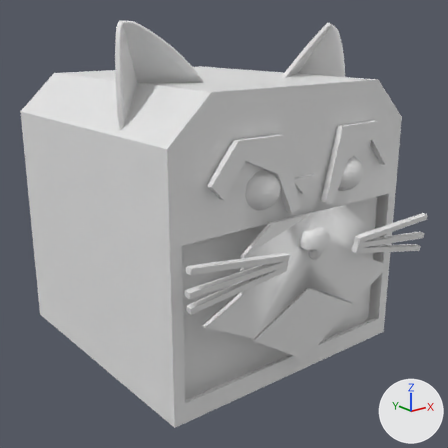
The FBX model Assets/BarbieAssets/EnemyModel/EnemyGrunt.fbx, before and after one commit.
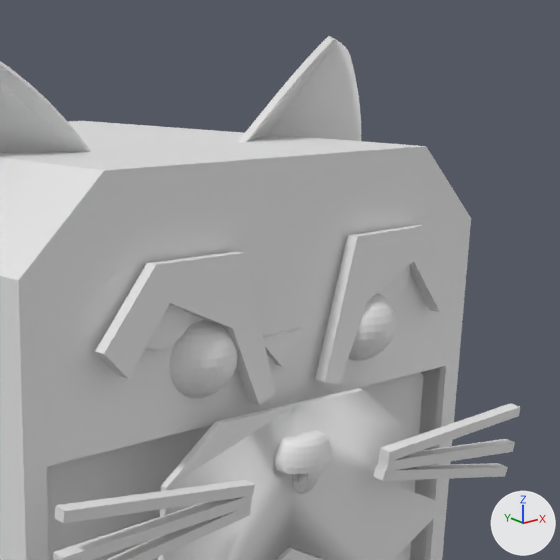
The first picture shows the older version from a 50 mm lens placed at (-0.459, -0.7, 0.434), pointed at (0.067, -0.043, 0.171). The close-ups show both versions on the part from 35% to 100% of the width and 1% to 66% of the height of that picture; other places that the commit changed are outside them. Every picture has the same lights, and +X, +Y and +Z are marked at lower right. Where no turn or scale is listed for an object, it has been applied to the vertices.

The older version as bpy lines, for what is in view:
```python
me_cube_002 = bpy.data.meshes.new('Cube.002')
me_cube_002.from_pydata(...)  # 24 vertices, 26 faces; spans x -0.18..0.18, y -0.012..0.012, z -0.113..0.113
me_plane_001 = bpy.data.meshes.new('Plane.001')
me_plane_001.from_pydata(...)  # 32 vertices, 20 faces; spans x -0.076..0.232, y -0.007..0.004, z 0.013..0.108
me_sphere = bpy.data.meshes.new('Sphere')
me_sphere.from_pydata(...)  # a UV sphere (32 segments, 16 rings, poles along z) spanning x -0.0262..0.0262, y -0.0262..0.0262, z -0.0246..0.0246
me_sphere_003 = bpy.data.meshes.new('Sphere.003')
me_sphere_003.from_pydata(...)  # a UV sphere (32 segments, 16 rings, poles along z) spanning x -0.0262..0.0262, y -0.0262..0.0262, z -0.0246..0.0246
ob_cube = bpy.data.objects.new('Cube', me_cube_002)
ob_cube.location = (0.0632, -0.1586, 0.113)
ob_eye_l = bpy.data.objects.new('Eye.l', me_sphere)
ob_eye_l.location = (0.0049, -0.1826, 0.2594)
ob_eye_r = bpy.data.objects.new('Eye.r', me_sphere_003)
ob_eye_r.location = (0.1478, -0.1844, 0.2601)
ob_eyebrows = bpy.data.objects.new('Eyebrows', me_plane_001)
ob_eyebrows.location = (-0.0016, -0.1962, 0.2146)
# also in view: 'Mouth' at (0.066, -0.208, 0.155); 'Cardboard Tiger Head Costume' at (0.067, -0.002, 0.222); 'Nose' at (0.068, -0.216, 0.188); 'Whiskers' at (0.071, -0.226, 0.173)
```
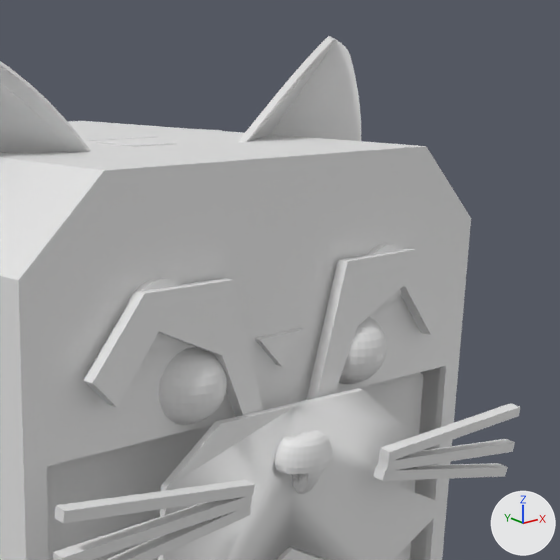
Boxes (x1, y1, x2, y2) around the edits, measured in the close-ups (560 x 560 px):
'Eyebrows', moved
    before: (95, 225, 456, 405)
    after: (83, 248, 447, 417)
'Eye.l', moved
    before: (170, 320, 237, 398)
    after: (159, 347, 227, 425)
'Eye.r', moved
    before: (348, 293, 396, 361)
    after: (339, 316, 387, 384)

Patch to the scene script:
```diff
--- a/Assets/BarbieAssets/EnemyModel/EnemyGrunt.fbx.py
+++ b/Assets/BarbieAssets/EnemyModel/EnemyGrunt.fbx.py
@@ ob_eye_r @@
 ob_eye_r = bpy.data.objects.new('Eye.r', me_sphere_003)
-ob_eye_r.location = (0.1478, -0.1844, 0.2601)
+ob_eye_r.location = (0.1398, -0.1844, 0.2452)
@@ ob_eyebrows @@
 ob_eyebrows = bpy.data.objects.new('Eyebrows', me_plane_001)
-ob_eyebrows.location = (-0.0016, -0.1962, 0.2146)
+ob_eyebrows.location = (-0.0096, -0.1962, 0.1996)
@@ ob_eye_l @@
 ob_eye_l = bpy.data.objects.new('Eye.l', me_sphere)
-ob_eye_l.location = (0.0049, -0.1826, 0.2594)
+ob_eye_l.location = (-0.0031, -0.1826, 0.2444)
```
